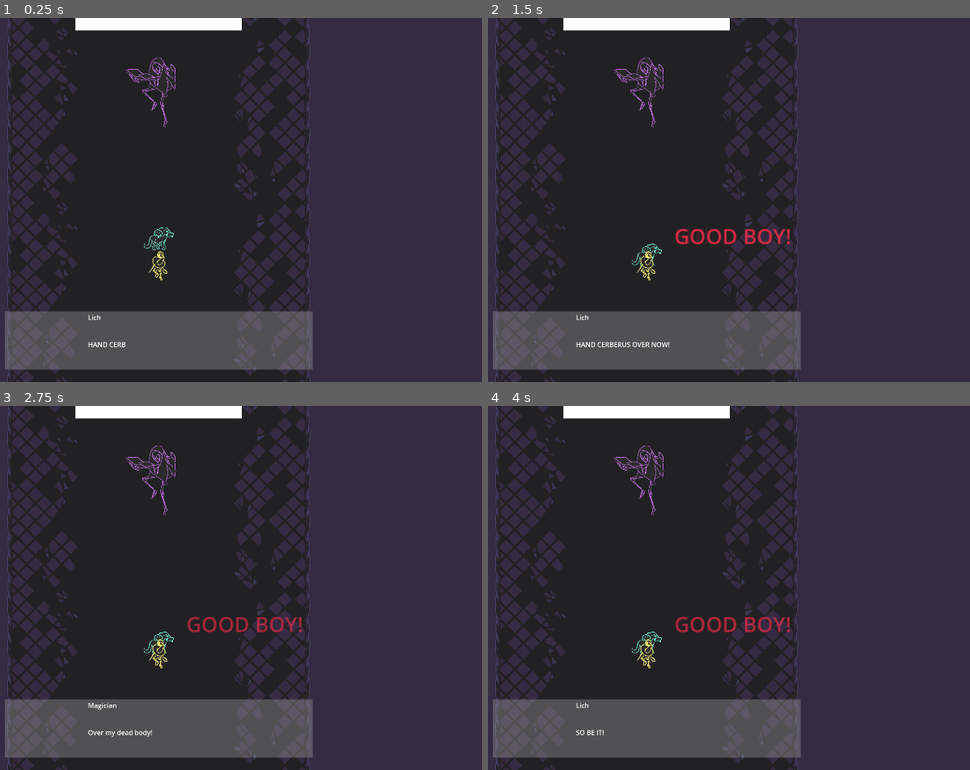
Above: before the commit, frames 1-4 (two rows, left to right).
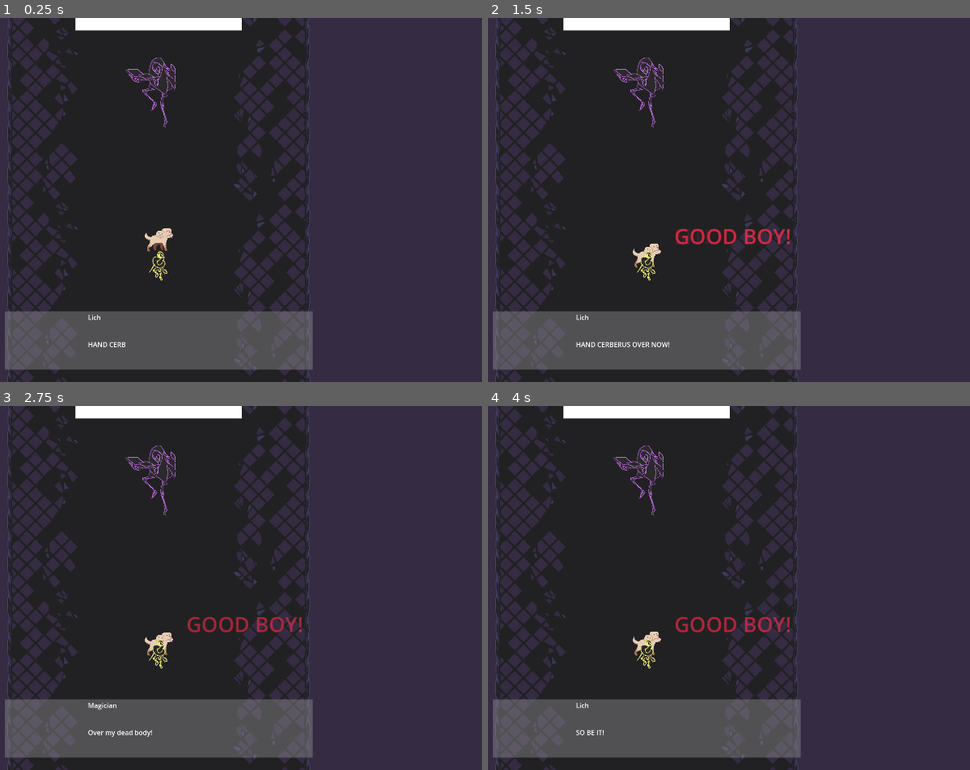
Above: after the commit, the same moments.

Repository: JeppeLindberg/toxic-terror
Game: Godot game, scene res://scenes/main.tscn
Same seed, same stepped clock (60 frames per second), same inputs: the game is played once before the commit and once after it.
Inputs:
- Up to frame 1 (0.25 s): no input
- Up to frame 2 (1.5 s): tap Enter (interact) at 0.5 s; hold D (move_right) 0.53-1.28 s; tap Space (sit) at 0.6, 1.25 s; hold S (move_down) from 1.28 s (still down); tap Shift (improve_accuracy) at 1.35 s
- Up to frame 3 (2.75 s): tap Space (sit) at 1.55, 2.3 s; release S (move_down) at 2.03 s; hold D (move_right) from 2.03 s (still down); tap Enter (interact) at 2.1 s
- Up to frame 4 (4 s): release D (move_right) at 2.78 s; hold W (move_up) 2.78-3.53 s; tap Space (sit) at 2.85, 3.6 s; tap Enter (interact) at 3.5 s; hold A (move_left) from 3.53 s (still down)

The runs differ from the first frame. In frame 1, 0.2% of the frame differs, in the area x 29-37%, y 57-65%; in frame 2, 0.2%; in frame 3, 0.2%; in frame 4, 0.2%.

Commit message:
progress

Diff:
--- a/scenes/main.tscn
+++ b/scenes/main.tscn
@@ -1,6 +1,5 @@
-[gd_scene load_steps=41 format=3 uid="uid://08tcbi0rlywr"]
-
-[ext_resource type="Texture2D" uid="uid://6uvykki1lldt" path="res://sprites/dog.png" id="1_o5qli"]
+[gd_scene load_steps=51 format=3 uid="uid://08tcbi0rlywr"]
+
 [ext_resource type="Script" uid="uid://mj5rryc047c7" path="res://scripts/player.gd" id="1_sugp2"]
 [ext_resource type="Script" uid="uid://cg4h8dfhcecue" path="res://scripts/main.gd" id="1_tbgi4"]
 [ext_resource type="Script" uid="uid://dyimu4htgkla" path="res://scripts/manager.gd" id="2_0ld40"]
@@ -27,6 +26,8 @@
 [ext_resource type="Script" uid="uid://c416j0e44w7a7" path="res://scripts/enemy_health.gd" id="17_muem4"]
 [ext_resource type="Script" uid="uid://d1toqyalpknij" path="res://scripts/dialog.gd" id="21_jscy8"]
 [ext_resource type="Script" uid="uid://5jrj21aaky1v" path="res://scripts/richtext.gd" id="22_pm3ni"]
+[ext_resource type="Texture2D" uid="uid://c1x058ge8g0h6" path="res://sprites/dog_idle.png" id="22_vxglm"]
+[ext_resource type="Texture2D" uid="uid://btjuo4imics5n" path="res://sprites/dog_sit.png" id="23_2f3dj"]
 
 [sub_resource type="PhysicsMaterial" id="PhysicsMaterial_gqmmt"]
 friction = 0.0
@@ -48,6 +49,75 @@
 
 [sub_resource type="CircleShape2D" id="CircleShape2D_og1vs"]
 radius = 860.001
+
+[sub_resource type="AtlasTexture" id="AtlasTexture_2f3dj"]
+atlas = ExtResource("22_vxglm")
+region = Rect2(0, 0, 118, 120)
+
+[sub_resource type="AtlasTexture" id="AtlasTexture_yq6so"]
+atlas = ExtResource("22_vxglm")
+region = Rect2(118, 0, 118, 120)
+
+[sub_resource type="AtlasTexture" id="AtlasTexture_fv21b"]
+atlas = ExtResource("22_vxglm")
+region = Rect2(236, 0, 118, 120)
+
+[sub_resource type="AtlasTexture" id="AtlasTexture_tel4y"]
+atlas = ExtResource("22_vxglm")
+region = Rect2(354, 0, 118, 120)
+
+[sub_resource type="AtlasTexture" id="AtlasTexture_qkpxi"]
+atlas = ExtResource("23_2f3dj")
+region = Rect2(0, 0, 128, 132)
+
+[sub_resource type="AtlasTexture" id="AtlasTexture_5q0nq"]
+atlas = ExtResource("23_2f3dj")
+region = Rect2(128, 0, 128, 132)
+
+[sub_resource type="AtlasTexture" id="AtlasTexture_dgi5k"]
+atlas = ExtResource("23_2f3dj")
+region = Rect2(256, 0, 128, 132)
+
+[sub_resource type="AtlasTexture" id="AtlasTexture_j8jky"]
+atlas = ExtResource("23_2f3dj")
+region = Rect2(384, 0, 128, 132)
+
+[sub_resource type="SpriteFrames" id="SpriteFrames_qkpxi"]
+animations = [{
+"frames": [{
+"duration": 1.0,
+"texture": SubResource("AtlasTexture_2f3dj")
+}, {
+"duration": 1.0,
+"texture": SubResource("AtlasTexture_yq6so")
+}, {
+"duration": 1.0,
+"texture": SubResource("AtlasTexture_fv21b")
+}, {
+"duration": 1.0,
+"texture": SubResource("AtlasTexture_tel4y")
+}],
+"loop": true,
+"name": &"idle",
+"speed": 5.0
+}, {
+"frames": [{
+"duration": 1.0,
+"texture": SubResource("AtlasTexture_qkpxi")
+}, {
+"duration": 1.0,
+"texture": SubResource("AtlasTexture_5q0nq")
+}, {
+"duration": 1.0,
+"texture": SubResource("AtlasTexture_dgi5k")
+}, {
+"duration": 1.0,
+"texture": SubResource("AtlasTexture_j8jky")
+}],
+"loop": true,
+"name": &"sit",
+"speed": 5.0
+}]
 
 [sub_resource type="CircleShape2D" id="CircleShape2D_tefeu"]
 radius = 65.0692
@@ -216,9 +286,12 @@
 movement_speed = 400.0
 player_layer = 1
 
-[node name="sprite" type="Sprite2D" parent="dog"]
+[node name="sprite" type="AnimatedSprite2D" parent="dog"]
 texture_filter = 1
-texture = ExtResource("1_o5qli")
+sprite_frames = SubResource("SpriteFrames_qkpxi")
+animation = &"sit"
+autoplay = "idle"
+frame_progress = 0.604493
 
 [node name="detect_player_shape" type="CollisionShape2D" parent="dog"]
 shape = SubResource("CircleShape2D_tefeu")
Binary file changed: asesprite/dog_idle.aseprite
Binary file added: asesprite/dog_sit.aseprite
Binary file added: sprites/dog_idle.png
Not shown, added: sprites/dog_idle.png.import
Binary file added: sprites/dog_sit.png
Not shown, added: sprites/dog_sit.png.import
